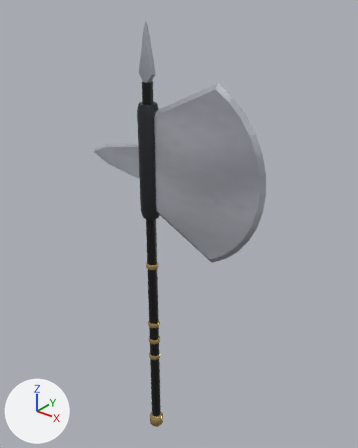
The glTF model assets/weapons/axe.glb, before and after one commit.
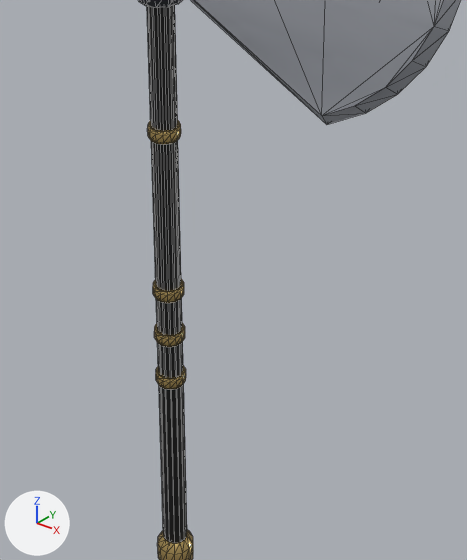
Each version appears first whole from a 50 mm lens placed at (1.62, -1.79, 2.04), pointed at (0.1, 0.12, 0.86), and next in a close-up on the part from 26% to 74% of the width and 48% to 94% of the height. Arrows for +X, +Y and +Z are at lower left; the lights stay in place. The older version's two pictures come first. The close-ups show mesh edges as thin lines. Vertices at exactly the same position are counted once.

Names of what the first close-up shows: 'axe'.
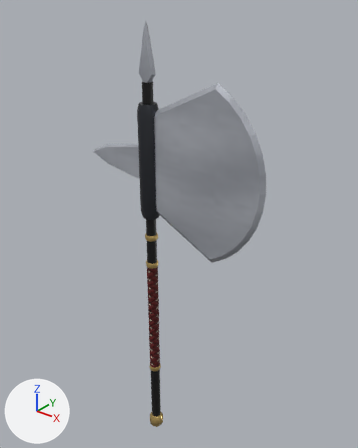
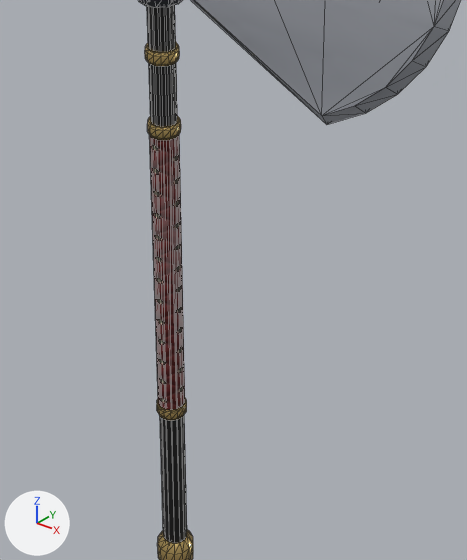
Boxes [x1, y1, x2, y2] around the edits, measured in the close-ups (467 x 560 px; the box of a moved part takes in the faces that stretch with it):
part 1 of me_axe, moved or reshaped
    before: [156, 366, 186, 390]
    after: [157, 398, 187, 421]
part 2 of me_axe, moved or reshaped
    before: [147, 120, 181, 145]
    after: [147, 116, 181, 140]
part 3 of me_axe, moved or reshaped
    before: [153, 279, 184, 303]
    after: [145, 42, 180, 66]
part 4 of me_axe, added
    after: [150, 135, 185, 410]
part 5 of me_axe, deleted
    before: [154, 323, 185, 347]

The change in detail:
Picture 'wrap_col' (img_wrap_col) is new.
Picture 'wrap_nrm' (img_wrap_nrm) is new.
Material 'tsuka' (mat_tsuka) is new.
Uses the picture img_wrap_col.
Uses the picture img_wrap_nrm.
me_axe is used by ob_axe; location (0.0, 0.0, 0.0).
me_axe had 428 vertices, 816 faces and spanned x -0.43..0.67, y -0.05..0.05, z -0.6..1.89.
me_axe now has 400 vertices, 736 faces and spans x -0.43..0.67, y -0.05..0.05, z -0.6..1.89.
me_axe part 1: the loose piece of 56 vertices spanning x -0.04..0.04, y -0.03..0.03, z -0.04..0.0 is moved by (0.0, 0.0, -0.09).
me_axe part 2: the loose piece of 56 vertices spanning x -0.04..0.04, y -0.03..0.03, z 0.61..0.63 is moved by (0.0, 0.0, 0.01).
me_axe part 3: the loose piece of 56 vertices spanning x -0.04..0.04, y -0.03..0.03, z 0.2..0.23 is moved by (0.0, 0.0, 0.58).
me_axe part 4: a new loose piece of 28 vertices spanning x -0.03..0.03, y -0.03..0.03, z -0.1..0.62, in mat_tsuka.
me_axe part 5: the loose piece of 56 vertices spanning x -0.04..0.04, y -0.03..0.03, z 0.09..0.12 is deleted.
me_axe gains material mat_tsuka.
